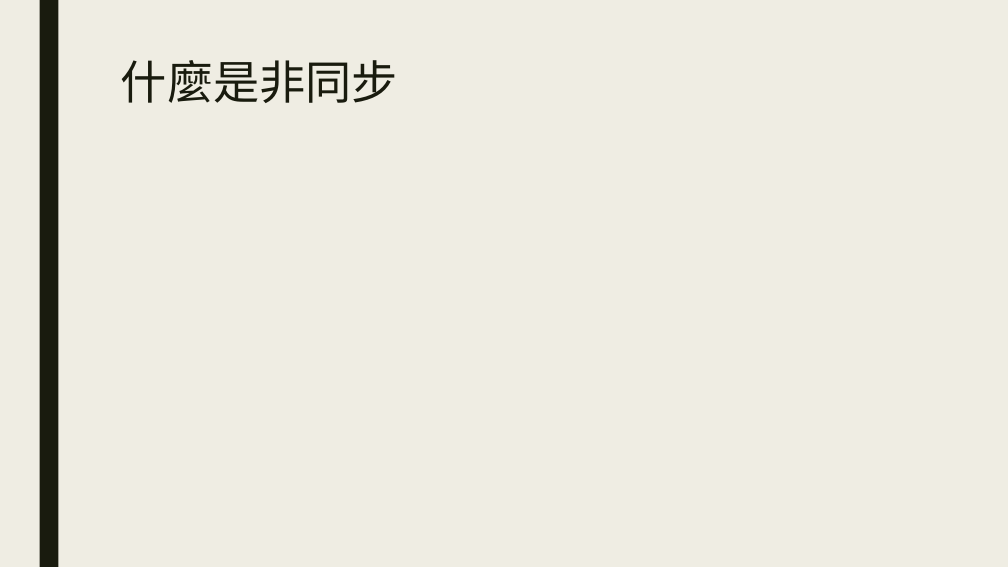
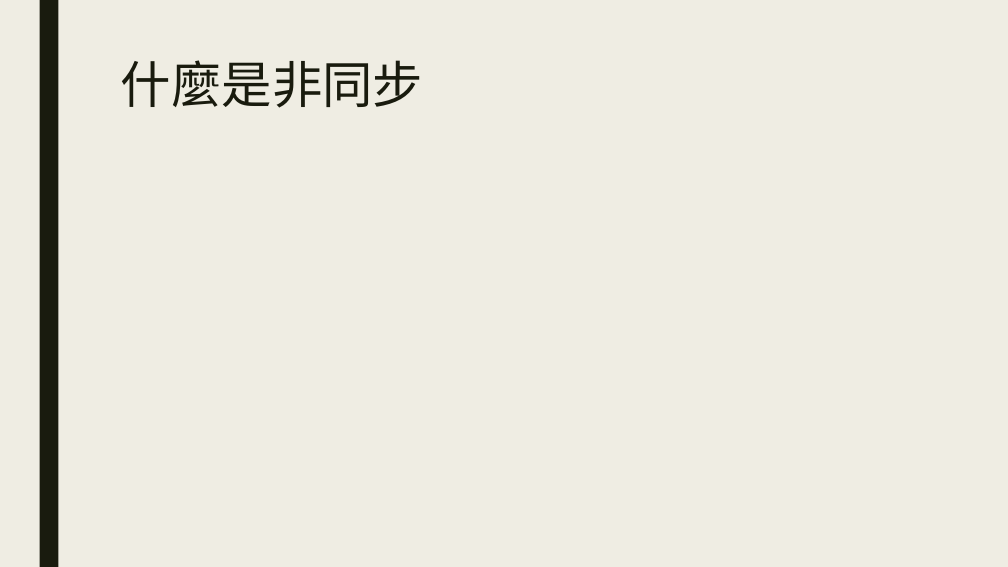
Before and after one commit to ryans610/.NET-Async-Basic, a slide deck: slide 4 of .NET非同步入門.pptx. Drawn at 1008x567 pixels with LibreOffice and Linux fonts; fonts in the diff are those of the drawing. Boxes give left, top, right and bottom in pixels: in the first picture for what was removed or moved away, otherwise in the second. Text is boxed around its words. In the diff, an @@ line names an element or a change of style, - is before the commit and + after.

```diff
--- a/.NET非同步入門.pptx
+++ b/.NET非同步入門.pptx
@@ title "什麼是非同步" at [121, 60, 423, 108]: size 44 to 48 pt @@
```
Also in this commit, not shown: 5 other slides changed, 2 slides added.
